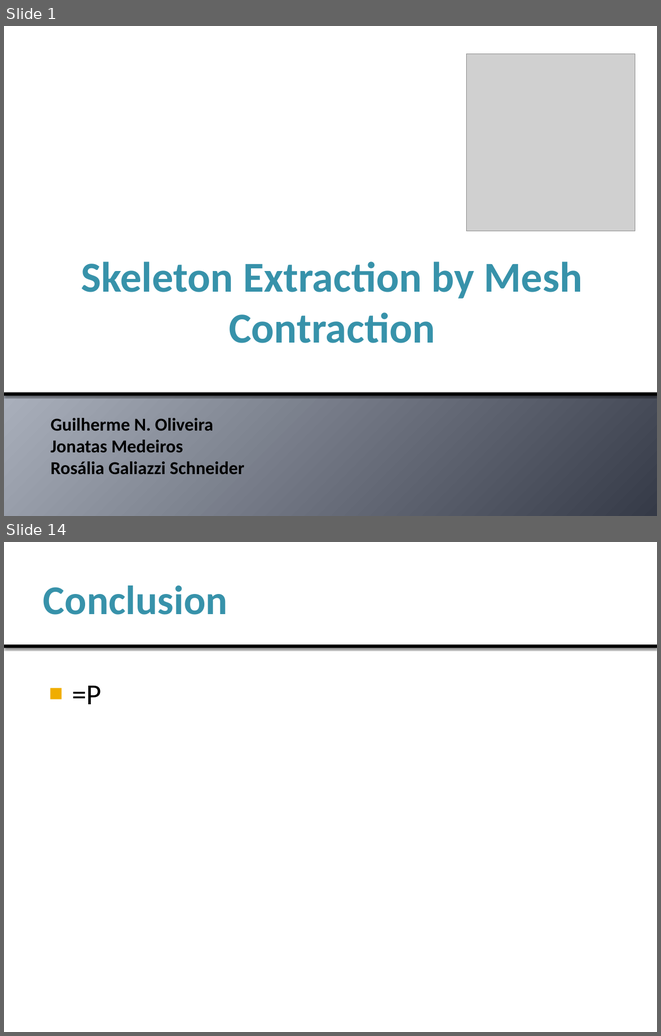
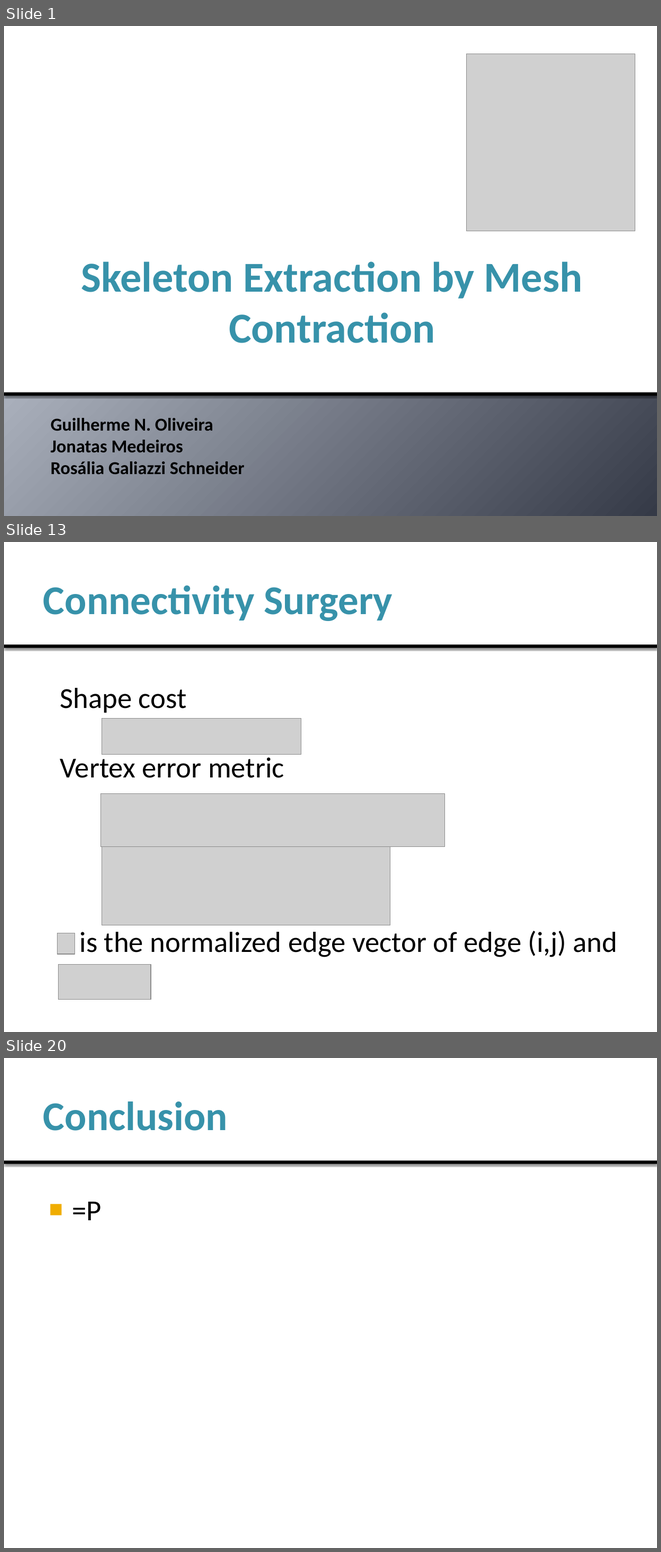
Before and after one commit to jonatascmedeiros/Skeleton-Extraction, a slide deck: Docs/Presentation.pptx. Shown one above the other, each under a label of ours: slides 1 and 14 before the commit, slides 1, 13 and 20 after it; the slides between them are not shown. The pictures are 661x1036 and 661x1552 pixels, drawn with LibreOffice and Linux fonts; fonts in the diff are those of the drawing; grey boxes stand for pictures. Boxes give left, top, right and bottom in pixels: in the first picture for what was removed or moved away, otherwise in the second. Text is boxed around its words. In the diff, an @@ line names an element or a change of style, - is before the commit and + after.

```diff
--- a/Docs/Presentation.pptx
+++ b/Docs/Presentation.pptx
@@ slide 13 added at (4, 542, 657, 1032), background #FFFFFF; not listed: 2 template elements that a slide beside it also shows @@
@@ title added at (37, 553, 624, 643), fill #FFFFFF, 45 pt, text #3792AA, bold @@
+Connectivity Surgery
@@ text added at (60, 688, 617, 957), 32 pt, text #000000 @@
+Shape cost
+Vertex error metric
+is the normalized edge vector of edge (i,j) and
@@ picture added at (102, 718, 301, 754) @@
@@ picture added at (100, 793, 445, 846) @@
@@ picture added at (102, 836, 390, 925) @@
@@ picture added at (58, 933, 75, 953) @@
@@ picture added at (58, 964, 151, 999) @@
@@ what was slide 14 is now slide 20 @@
```
Also in this commit, not shown: 11 slides changed, 5 other slides added, 1 other file.
